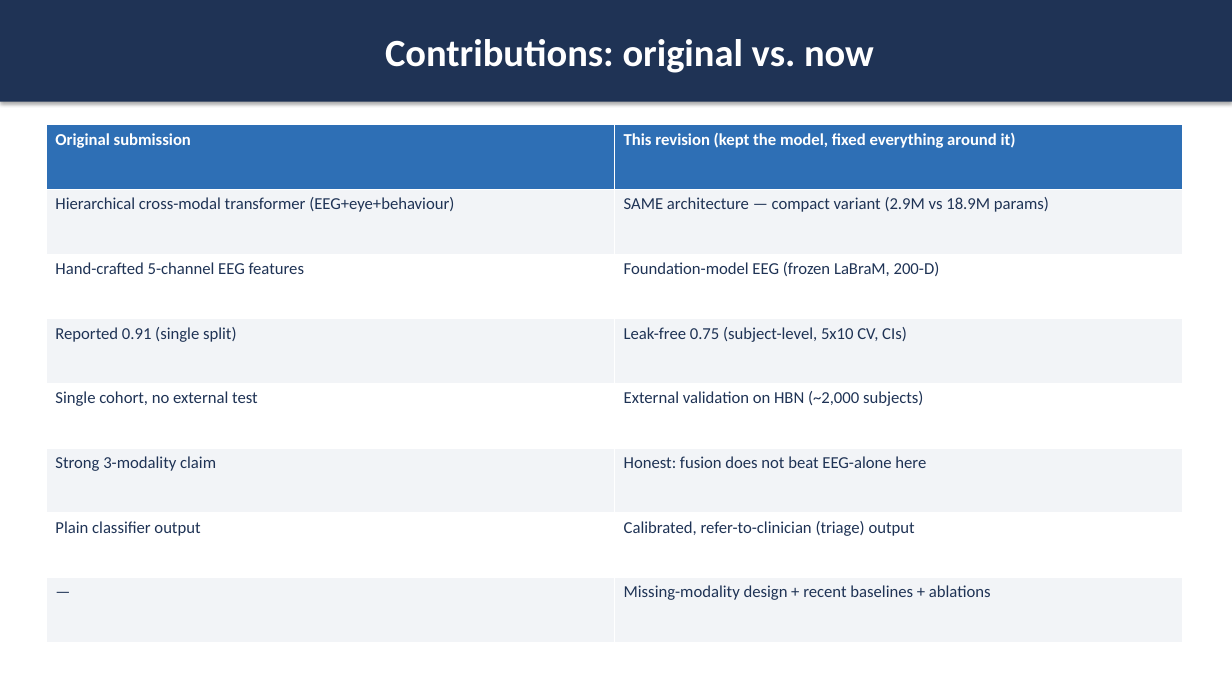
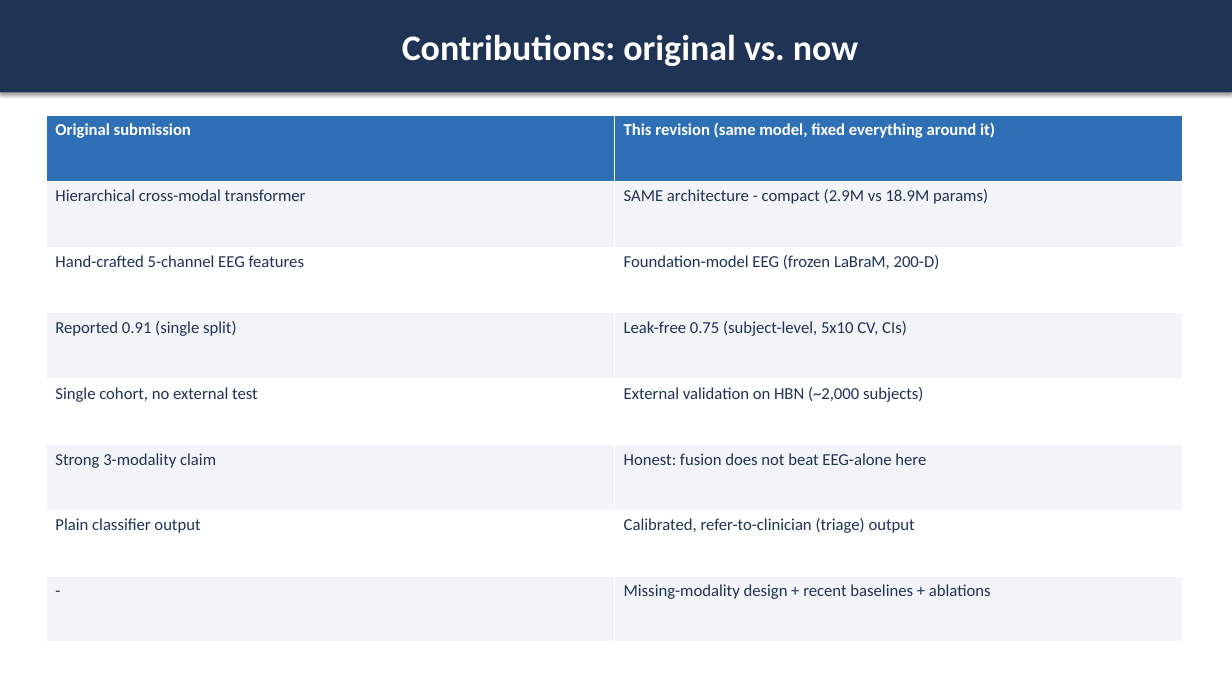
Before and after one commit to AyeshaAnzer1610/neuroformer, a slide deck: slide 4 of docs/resubmission/NeuroFormer-Supervisor-Meeting.pptx (slide 3 before the commit). Drawn at 1232x693 pixels with LibreOffice and Linux fonts; fonts in the diff are those of the drawing. Boxes give left, top, right and bottom in pixels: in the first picture for what was removed or moved away, otherwise in the second. Text is boxed around its words. In the diff, an @@ line names an element or a change of style, - is before the commit and + after.

```diff
--- a/docs/resubmission/NeuroFormer-Supervisor-Meeting.pptx
+++ b/docs/resubmission/NeuroFormer-Supervisor-Meeting.pptx
@@ rectangle "Contributions: original vs. now" resized from (x1=0, y1=0, x2=1232, y2=102) to (x1=0, y1=0, x2=1232, y2=92) @@
@@ rectangle "Contributions: original vs. now" at (x1=0, y1=0, x2=1232, y2=92): size 30 to 28 pt @@
@@ table at (x1=46, y1=116, x2=1183, y2=642) @@
-row 1, column 2: This revision (kept the model, fixed everything around it)
+row 1, column 2: This revision (same model, fixed everything around it)
-row 2, column 1: Hierarchical cross-modal transformer (EEG+eye+behaviour)
+row 2, column 1: Hierarchical cross-modal transformer
-row 2, column 2: SAME architecture — compact variant (2.9M vs 18.9M params)
+row 2, column 2: SAME architecture - compact (2.9M vs 18.9M params)
-row 8, column 1: —
+row 8, column 1: -
@@ table resized from (x1=46, y1=125, x2=1183, y2=642) to (x1=46, y1=116, x2=1183, y2=642) @@
```
Also in this commit, not shown: 8 other slides changed, 2 slides added, 1 other file.
